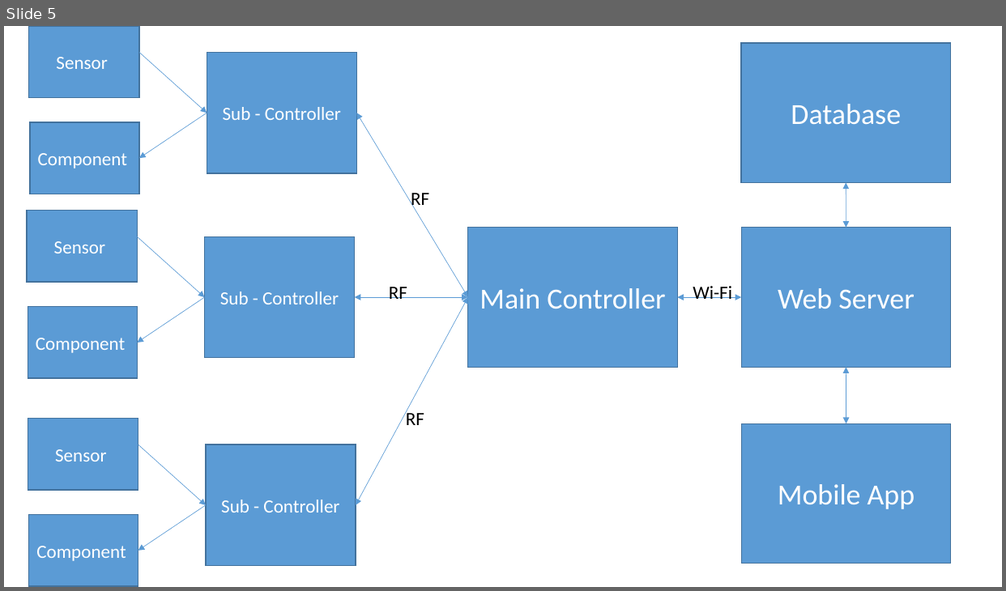
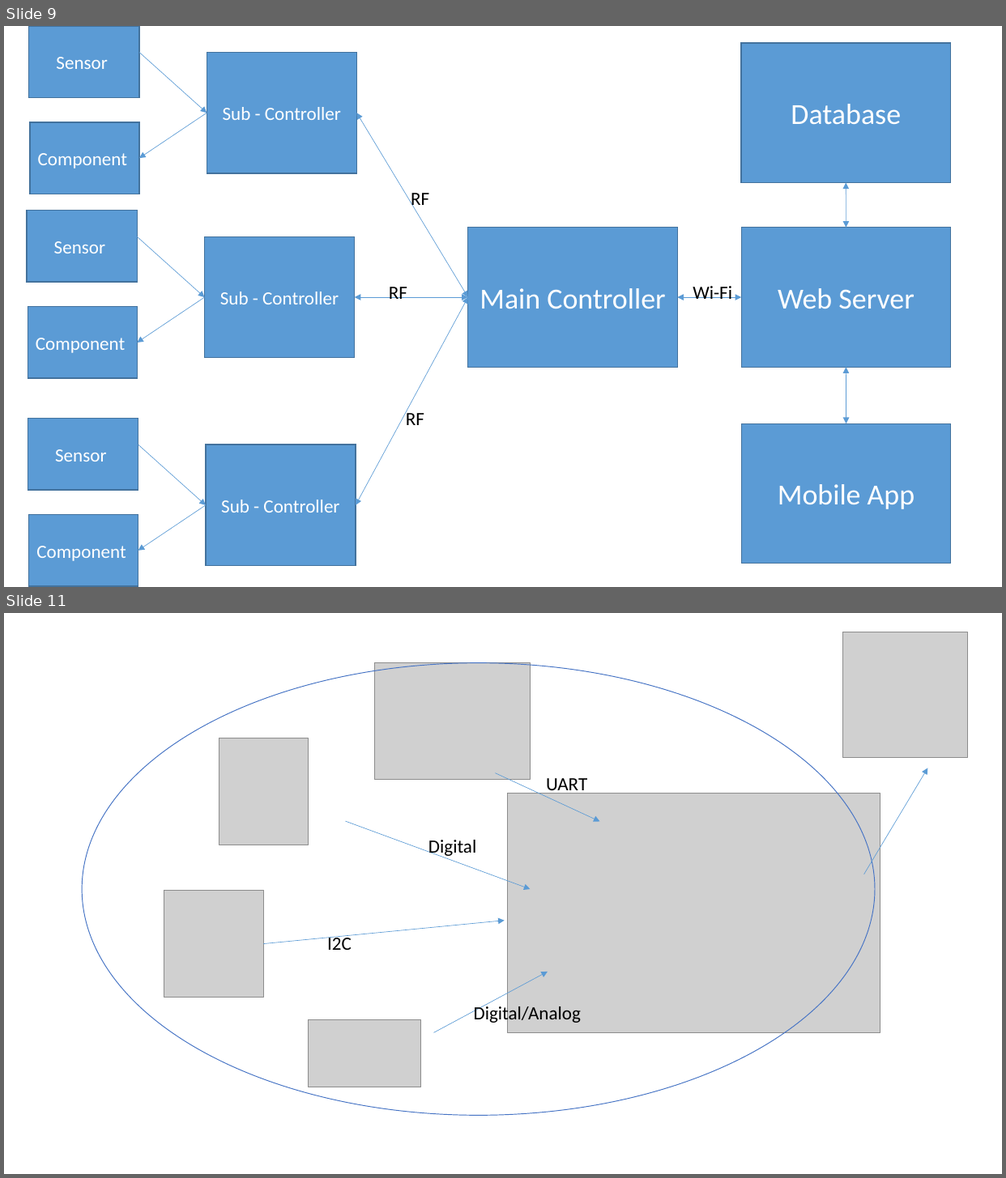
Before and after one commit to sangphanthanh/CP_SmartGarden, a slide deck: document/Presentation/Present01.pptx. Shown one above the other, each under a label of ours: slide 5 before the commit, slides 9 and 11 after it; the slides between them are not shown. The pictures are 1006x591 and 1006x1178 pixels, drawn with LibreOffice and Linux fonts; fonts in the diff are those of the drawing; grey boxes stand for pictures. Boxes give left, top, right and bottom in pixels: in the first picture for what was removed or moved away, otherwise in the second. Text is boxed around its words. In the diff, an @@ line names an element or a change of style, - is before the commit and + after.

```diff
--- a/document/Presentation/Present01.pptx
+++ b/document/Presentation/Present01.pptx
@@ slide 11 added at box(4, 613, 1002, 1174), background #FFFFFF @@
@@ picture added at box(842, 632, 967, 757) @@
@@ ellipse added at box(82, 663, 875, 1116), outline #4472C4 0.75 pt @@
@@ picture added at box(374, 662, 530, 779) @@
@@ picture added at box(219, 738, 309, 845) @@
@@ arrow added from (495, 773) to (600, 822), #5B9BD5 0.5 pt @@
@@ text added at box(546, 778, 587, 795), 18 pt, text #000000 @@
+UART
@@ arrow added from (864, 875) to (928, 768), #5B9BD5 0.5 pt @@
@@ picture added at box(507, 793, 880, 1033) @@
@@ arrow added from (345, 821) to (530, 889), #5B9BD5 0.5 pt @@
@@ text added at box(428, 840, 476, 858), 18 pt, text #000000 @@
+Digital
@@ picture added at box(164, 890, 264, 998) @@
@@ arrow added from (264, 944) to (505, 921), #5B9BD5 0.5 pt @@
@@ text added at box(327, 935, 351, 950), 18 pt, text #000000 @@
+I2C
@@ arrow added from (434, 1033) to (548, 972), #5B9BD5 0.5 pt @@
@@ picture added at box(309, 1020, 422, 1088) @@
@@ text added at box(474, 1004, 581, 1025), 18 pt, text #000000 @@
+Digital/Analog
@@ what was slide 5 is now slide 9 @@
```
Also in this commit, not shown: 2 slides changed, 7 other slides added, 3 slides removed, 7 other files.
